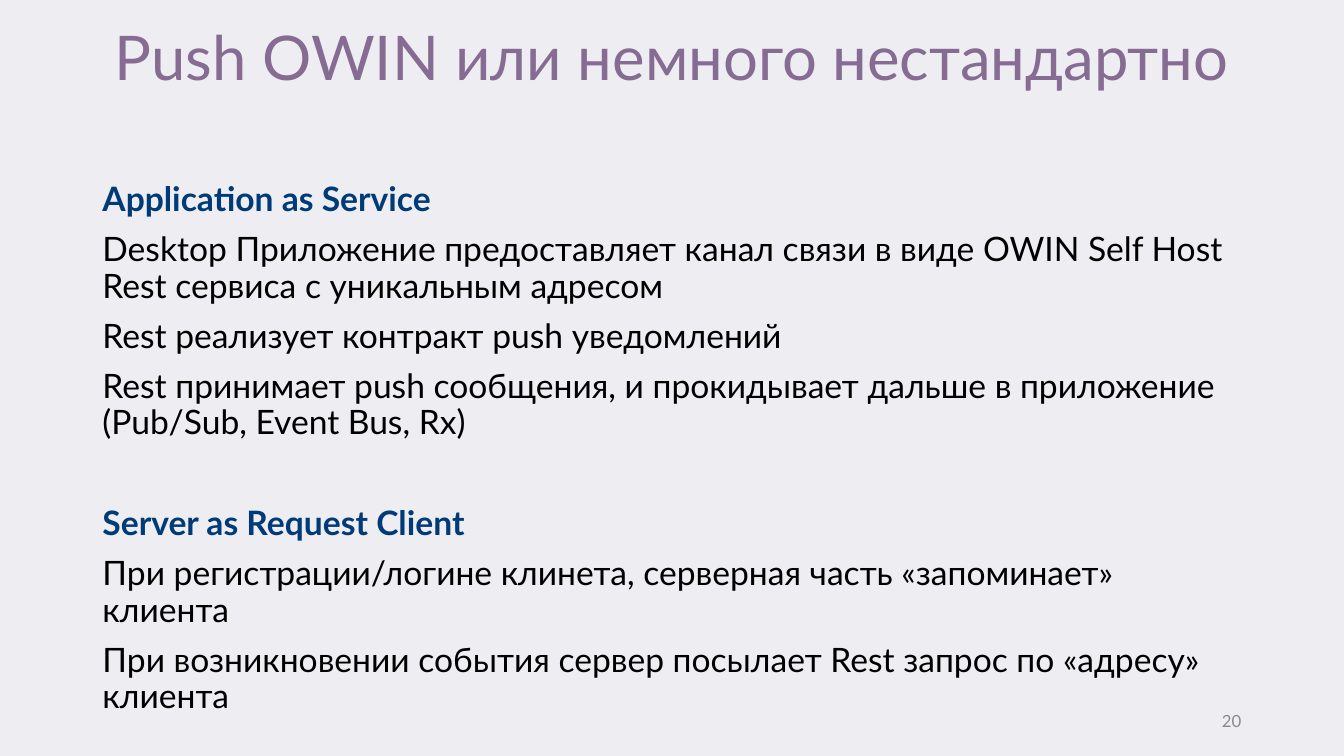
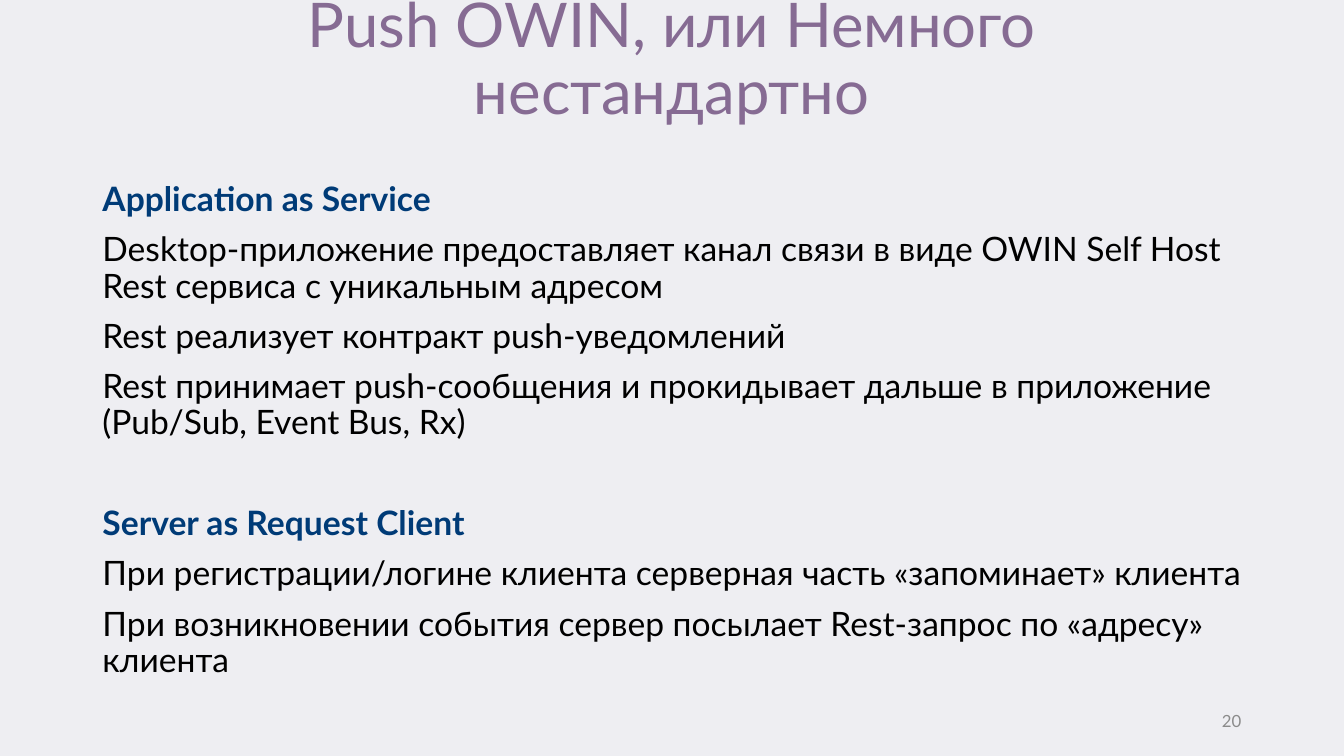
Before and after one commit to VAZarubin/ClientNotification, a slide deck: slide 20 of От Сервера клиенту или как это работает у.pptx. Drawn at 1344x756 pixels with LibreOffice and Linux fonts; fonts in the diff are those of the drawing. Boxes give left, top, right and bottom in pixels: in the first picture for what was removed or moved away, otherwise in the second. Text is boxed around its words. In the diff, an @@ line names an element or a change of style, - is before the commit and + after.

Commit message:
edit

```diff
--- a/От Сервера клиенту или как это работает у.pptx
+++ b/От Сервера клиенту или как это работает у.pptx
@@ title at [308, 1, 1036, 125]: text changed @@
-Push OWIN или немного нестандартно
+Push OWIN, или Немного нестандартно
@@ text at [102, 236, 1221, 439]: text changed @@
-Desktop Приложение предоставляет канал связи в виде OWIN Self Host Rest сервиса с уникальным адресом
-Rest реализует контракт push уведомлений
-Rest принимает push сообщения, и прокидывает дальше в приложение (Pub/Sub, Event Bus, Rx)
+Desktop-приложение предоставляет канал связи в виде OWIN Self Host Rest сервиса с уникальным адресом
+Rest реализует контракт push-уведомлений
+Rest принимает push-сообщения и прокидывает дальше в приложение (Pub/Sub, Event Bus, Rx)
@@ text at [102, 560, 1241, 642]: text changed @@
-При регистрации/логине клинета, серверная часть «запоминает» клиента
-При возникновении события сервер посылает Rest запрос по «адресу» клиента
+При регистрации/логине клиента серверная часть «запоминает» клиента
+При возникновении события сервер посылает Rest-запрос по «адресу» клиента
```
Also in this commit, not shown: 22 other slides changed.
